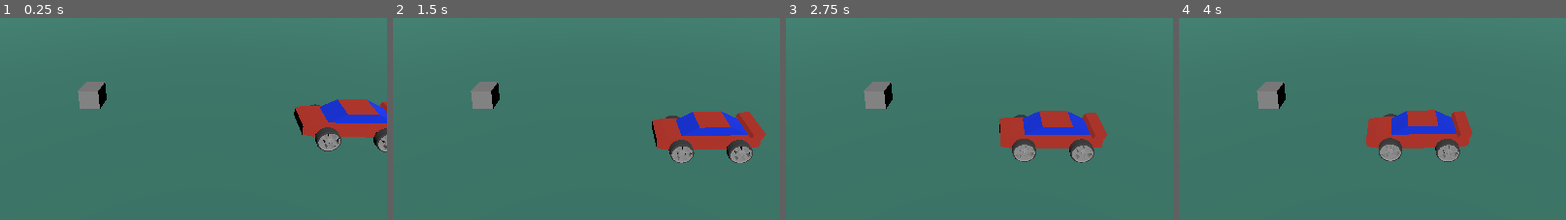
Above: before the commit, frames 1-4 (left to right).
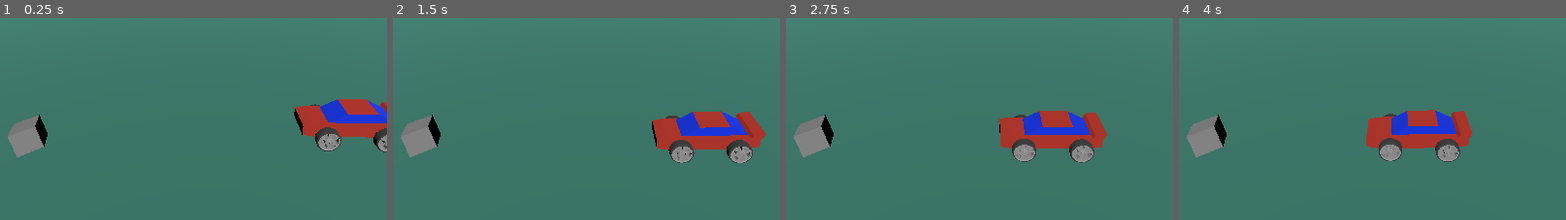
Above: after the commit, the same moments.

Repository: javirs200/webgame
Game: Godot game, scene res://main.tscn
The game is run twice, just before and just after one commit, with the same random seed, the same clock (stepped at 60 frames per second) and the same inputs. The engine's default icon, where the game draws it, is replaced by a stand-in: a white triangle on a blue panel in a dark square.
Inputs:
- Up to frame 1 (0.25 s): no input
- Up to frame 2 (1.5 s): hold Right (ui_right) 0.53-1.28 s; hold W (th) 0.53-1.28 s; tap S (brk) at 1.35 s
- Up to frame 3 (2.75 s): tap W (th) at 1.55, 2.3 s; hold Right (ui_right) from 2.03 s (still down); hold R (rev) from 2.03 s (still down)
- Up to frame 4 (4 s): release R (rev) at 2.78 s; tap D (std) at 2.85 s; tap W (th) at 3.05 s; release Right (ui_right) at 3.53 s; hold W (th) from 3.53 s (still down); tap A (sti) at 3.6 s
The pictures show only the part of the screen within x 23-73%, y 46-96%; the shares and areas given below are measured in that part.

The runs differ from the first frame. In frame 1, 2.3% of the frame differs, in the area x 2-28%, y 31-69%; in frame 2, 2.3%; in frame 3, 2.3%; in frame 4, 2.3%.

Commit message:
refactor cube collision interaction

Diff:
--- a/main.tscn
+++ b/main.tscn
@@ -40,7 +40,7 @@
 transform = Transform3D(-0.0227048, 0, -0.999742, 0, 1, 0, 0.999742, 0, -0.0227048, 4, 2, 0)
 
 [node name="Cubo" type="MeshInstance3D" parent="."]
-transform = Transform3D(1, 0, 0, 0, 0.995873, 0.0907542, 0, -0.0907542, 0.995873, -8.30794, 0.645276, -2.90614)
+transform = Transform3D(0.906212, 0.357951, 0.225055, 0.182264, 0.149574, -0.971806, -0.381522, 0.921682, 0.0703047, -9.901, 0.645, 0.002)
 mesh = SubResource("BoxMesh_72ub1")
 
 [node name="cubo1" type="StaticBody3D" parent="Cubo"]
--- a/scripts/CarController.gd
+++ b/scripts/CarController.gd
@@ -11,6 +11,8 @@
 var rev = false
 
 var carBody3d
+
+var cubesDetector = true
 
 var ap
 
@@ -65,8 +67,37 @@
 		get_tree().quit()
 
 func _on_vehicle_body_entered(body: PhysicsBody3D):
-	print("VehicleBody3D collided with: " + body.name)
-	if(body.name == "cubo1"):
+	#print("VehicleBody3D collided with: " + body.name)
+
+	#check if collision body is a cube and increase score , <- Car Cube Cetector
+	if(body.name == "cubo1" && cubesDetector):
 		ScoreManager.increaseScore(1)
-		body.get_parent_node_3d().scale = Vector3(2,2,2)
-		body.queue_free()
+		moveAndRestart(body.get_parent_node_3d())
+
+func moveAndRestart(cubeNode:Node3D):
+	# disable car cube detector
+	cubesDetector = false
+
+	#stores child collider and removes them
+	var child = cubeNode.get_child(0)
+	cubeNode.remove_child(child)
+
+	#enlarge the cube and wait 1 second
+	cubeNode.scale = Vector3(2,2,2)
+	await get_tree().create_timer(1).timeout
+
+	#hides the cube and search for another position and wait 0,5 seconds
+	cubeNode.visible = false
+	cubeNode.position = generateRandomPosition(10, 10)
+	await get_tree().create_timer(0.5).timeout
+
+	#restore detector colliders scale and visibility
+	cubesDetector = true
+	cubeNode.scale = Vector3(1, 1, 1)
+	cubeNode.visible = true
+	cubeNode.add_child(child)
+
+func generateRandomPosition(Areax : int, Areaz : int) -> Vector3:
+	var randomX = randi_range(-Areax, Areax)
+	var randomZ = randi_range(-Areaz, Areaz)
+	return Vector3(randomX, 0.645, randomZ)
